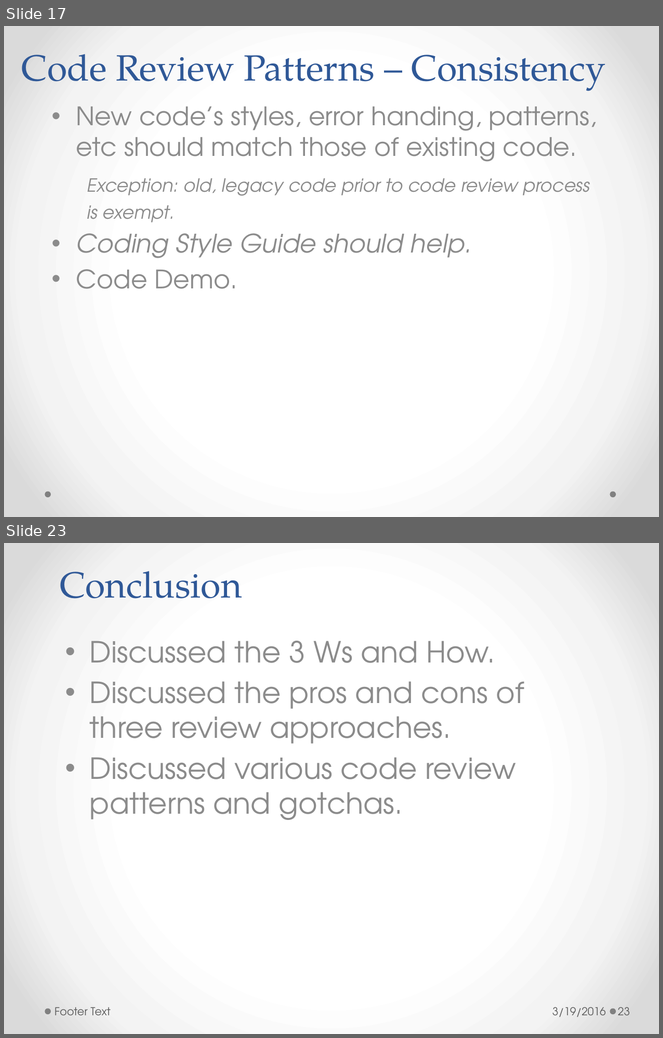
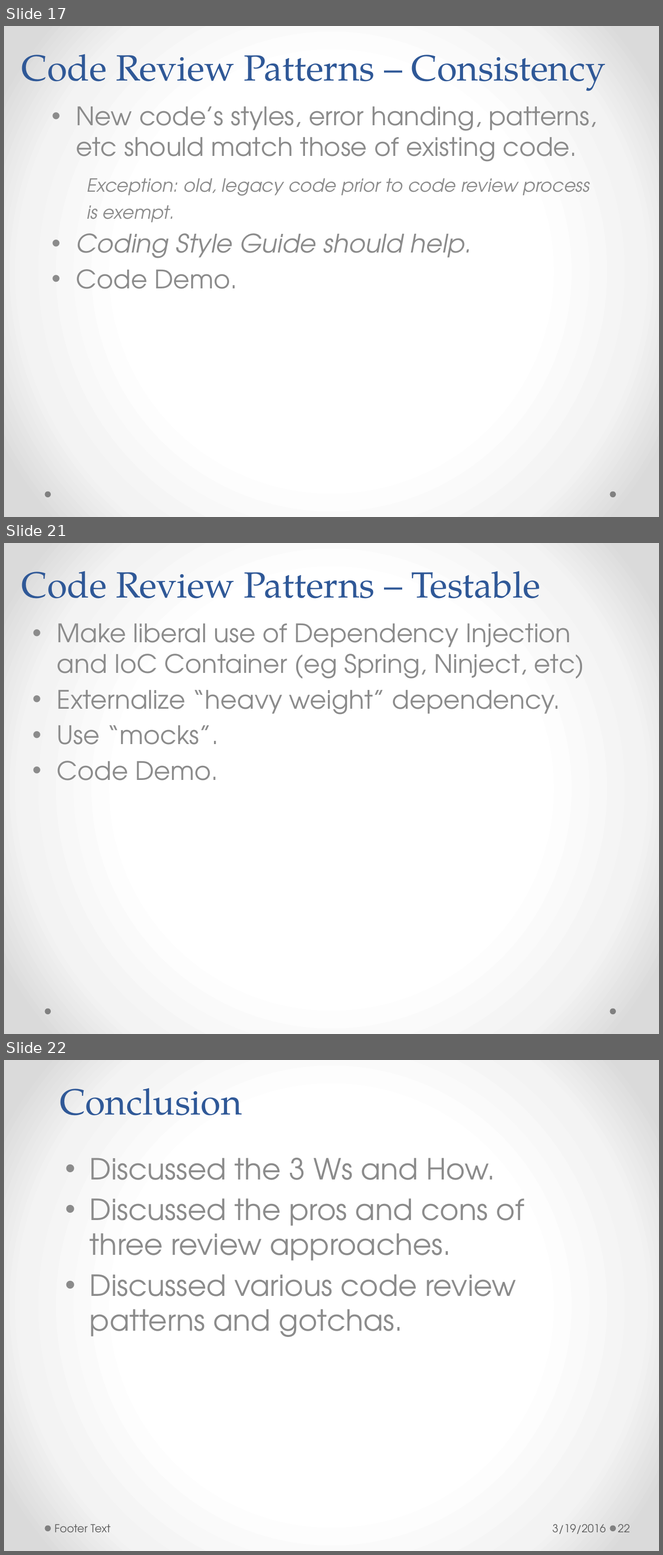
Before and after one commit to h-t-tran/brown, a slide deck: codereview/tech-presentation-effective-codereview.pptx. Shown one above the other, each under a label of ours: slides 17 and 23 before the commit, slides 17, 21 and 22 after it; the slides between them are not shown. The pictures are 663x1038 and 663x1555 pixels, drawn with LibreOffice and Linux fonts; fonts in the diff are those of the drawing. Boxes give left, top, right and bottom in pixels: in the first picture for what was removed or moved away, otherwise in the second. Text is boxed around its words. In the diff, an @@ line names an element or a change of style, - is before the commit and + after.

```diff
--- a/codereview/tech-presentation-effective-codereview.pptx
+++ b/codereview/tech-presentation-effective-codereview.pptx
@@ slide 21 added at (4,543,659,1034), background gradient #FFFFFF to #F4F4F4 to #DADADA; not listed: 2 template elements that a slide beside it also shows @@
@@ title added at (22,571,541,599), 40 pt, text #2F5897 @@
+Code Review Patterns – Testable
@@ text added at (57,624,585,781), 28 pt, text #8C8C8C @@
+• Make liberal use of Dependency Injection and IoC Container (eg Spring, Ninject, etc)
+• Externalize “heavy weight” dependency.
+• Use “mocks”.
+• Code Demo.
@@ what was slide 23 is now slide 22 @@
@@ page number at (618,1524,630,1533): text changed @@
-23
+22
```
Also in this commit, not shown: 3 other slides added, 5 slides removed, 8 other files.
